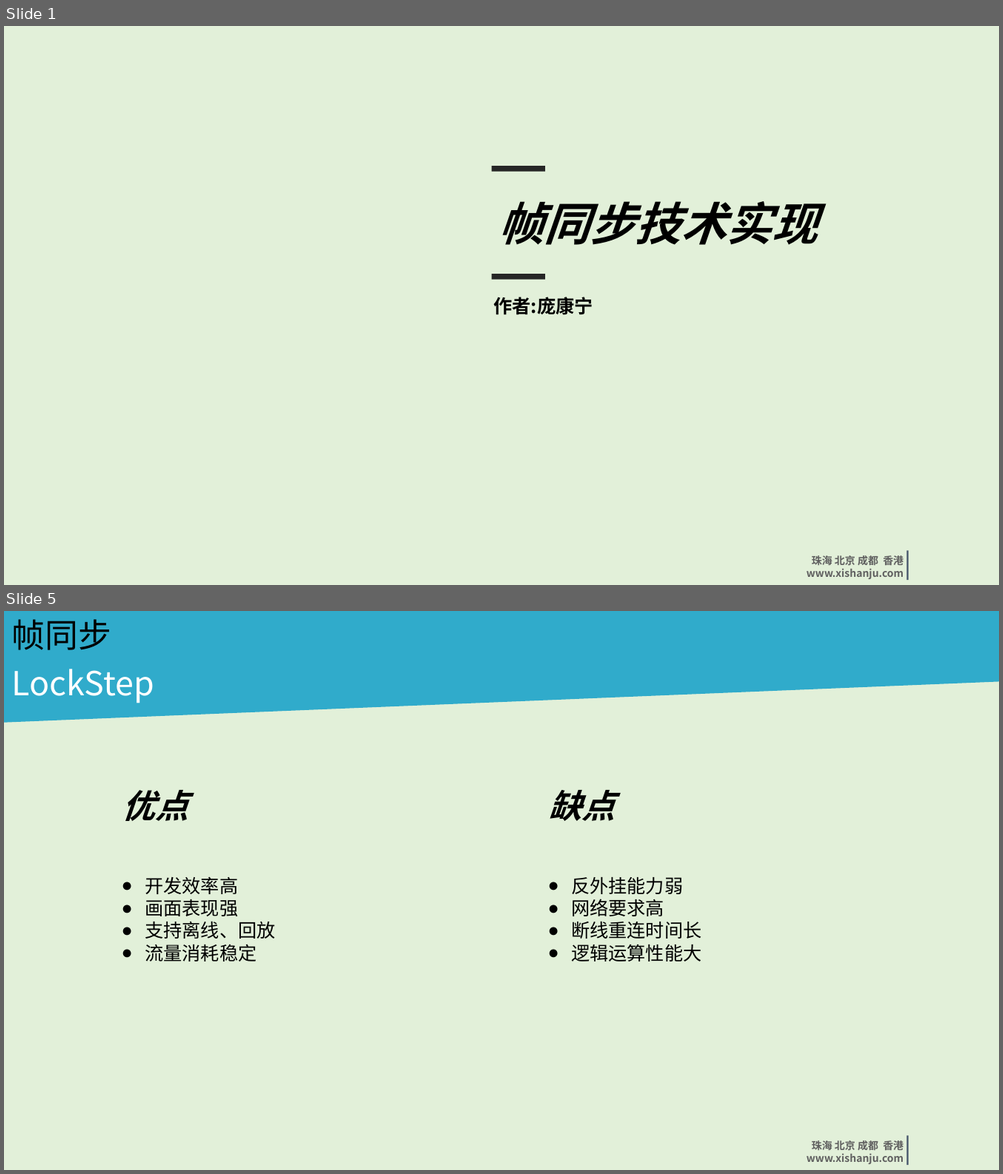
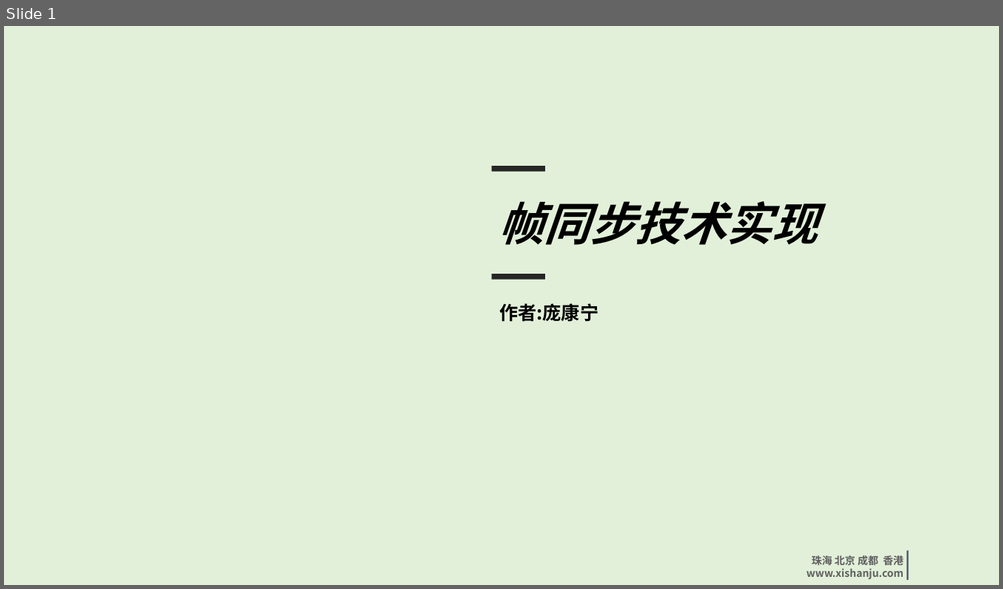
Before and after one commit to iyexiao/tkGame, a slide deck: 帧同步实现-庞康宁.ppt. Shown one above the other, each under a label of ours: slides 1 and 5 before the commit, slide 1 after it; the slides between them are not shown. The pictures are 1003x1174 and 1003x589 pixels, drawn with LibreOffice and Linux fonts; fonts in the diff are those of the drawing; background and template pictures are left out. Boxes give left, top, right and bottom in pixels: in the first picture for what was removed or moved away, otherwise in the second. Text is boxed around its words. In the diff, an @@ line names an element or a change of style, - is before the commit and + after.

```diff
--- a/帧同步实现-庞康宁.ppt
+++ b/帧同步实现-庞康宁.ppt
@@ slide 5 removed at <box>4,611,999,1170</box>, background #E2F0D9; not listed: 3 template elements that a slide beside it also shows @@
@@ freeform shape removed at <box>4,611,998,722</box> @@
@@ text removed at <box>11,619,111,650</box> @@
-帧同步
@@ text removed at <box>11,669,154,703</box> @@
-LockStep
@@ text removed at <box>122,790,189,821</box> @@
-优点
@@ text removed at <box>549,790,615,821</box> @@
-缺点
@@ text removed at <box>145,877,275,962</box> @@
-● 开发效率高
-● 画面表现强
-● 支持离线、回放
-● 流量消耗稳定
@@ text removed at <box>571,877,701,962</box> @@
-● 反外挂能力弱
-● 网络要求高
-● 断线重连时间长
-● 逻辑运算性能大
@@ slide 1 changed as well @@
@@ text "作者:庞康宁": place and size @@
-text "作者:庞康宁" at <box>494,297,593,315</box>
+text "作者:庞康宁" at <box>499,304,598,322</box>
```
Also in this commit, not shown: 3 other slides changed, 1 slide added, 1 other slide removed.
